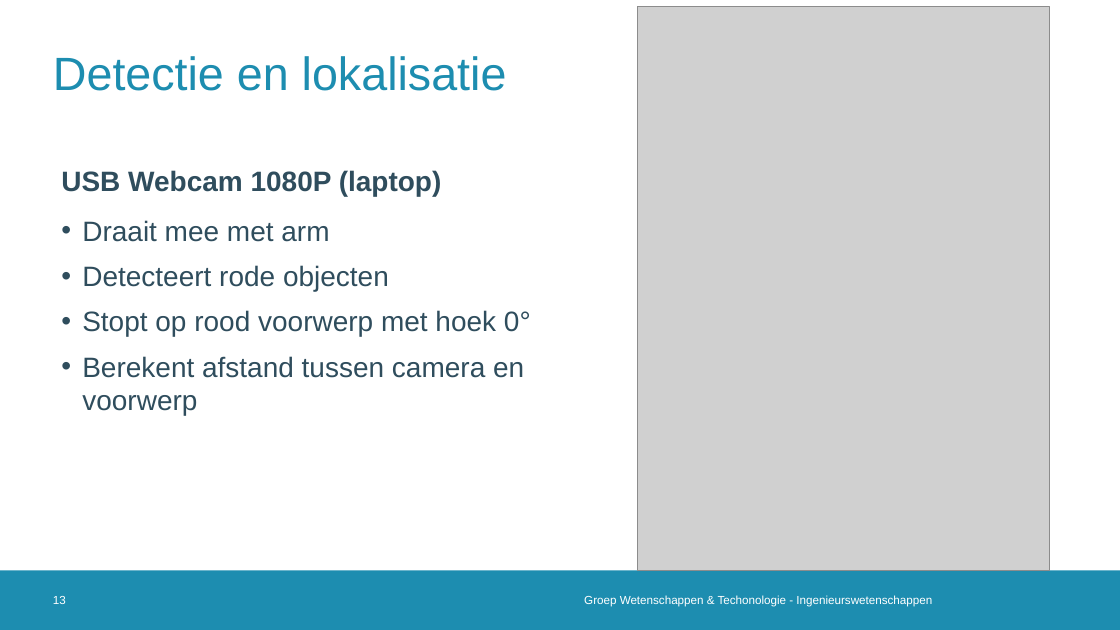
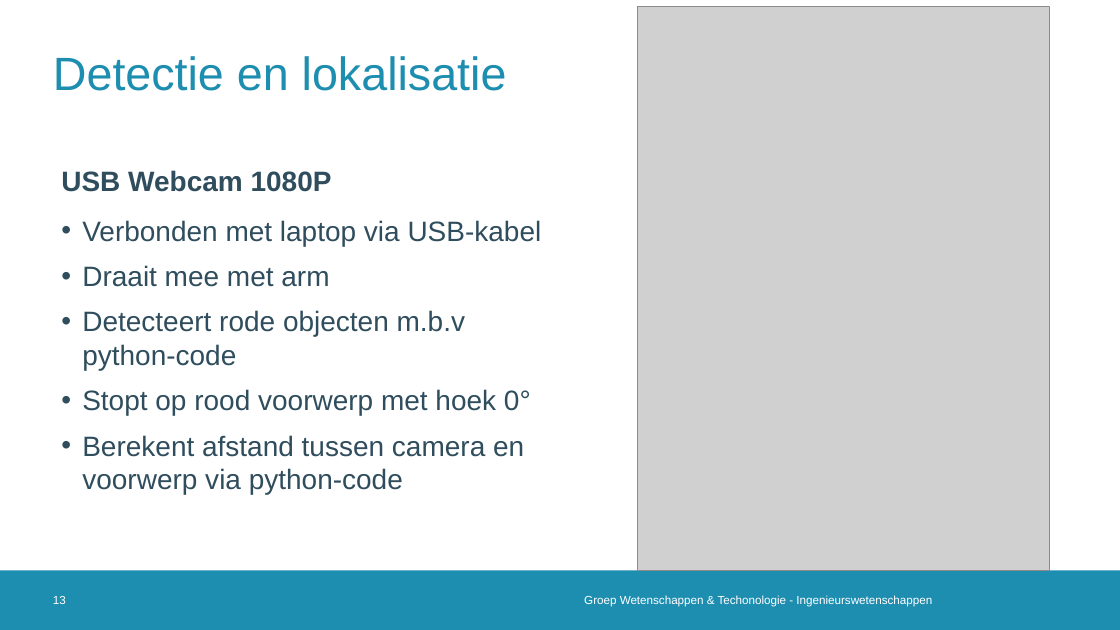
Before and after one commit to 2023-2022-KULAK-IW/2022_2023_Probleemoplossen_en_Ontwerpen_2, a slide deck: slide 13 of LATEX + ppt/Tussentijdse Presentatie .pptx. Drawn at 1120x630 pixels with LibreOffice and Linux fonts; fonts in the diff are those of the drawing; grey boxes stand for pictures; background and template pictures are left out. Boxes give left, top, right and bottom in pixels: in the first picture for what was removed or moved away, otherwise in the second. Text is boxed around its words. In the diff, an @@ line names an element or a change of style, - is before the commit and + after.

```diff
--- a/LATEX + ppt/Tussentijdse Presentatie .pptx
+++ b/LATEX + ppt/Tussentijdse Presentatie .pptx
@@ text at <box>61,170,332,192</box>: text changed @@
-USB Webcam 1080P (laptop)
+USB Webcam 1080P
@@ text at <box>82,220,542,246</box>: paragraph added @@
+• Verbonden met laptop via USB-kabel
@@ text at <box>82,310,465,370</box>: text changed @@
-• Detecteert rode objecten
+• Detecteert rode objecten m.b.v python-code
@@ text at <box>82,435,524,494</box>: text changed @@
-• Berekent afstand tussen camera en voorwerp
+• Berekent afstand tussen camera en voorwerp via python-code
```
Also in this commit, not shown: 17 other slides changed, 2 slides added, 1 other file.
